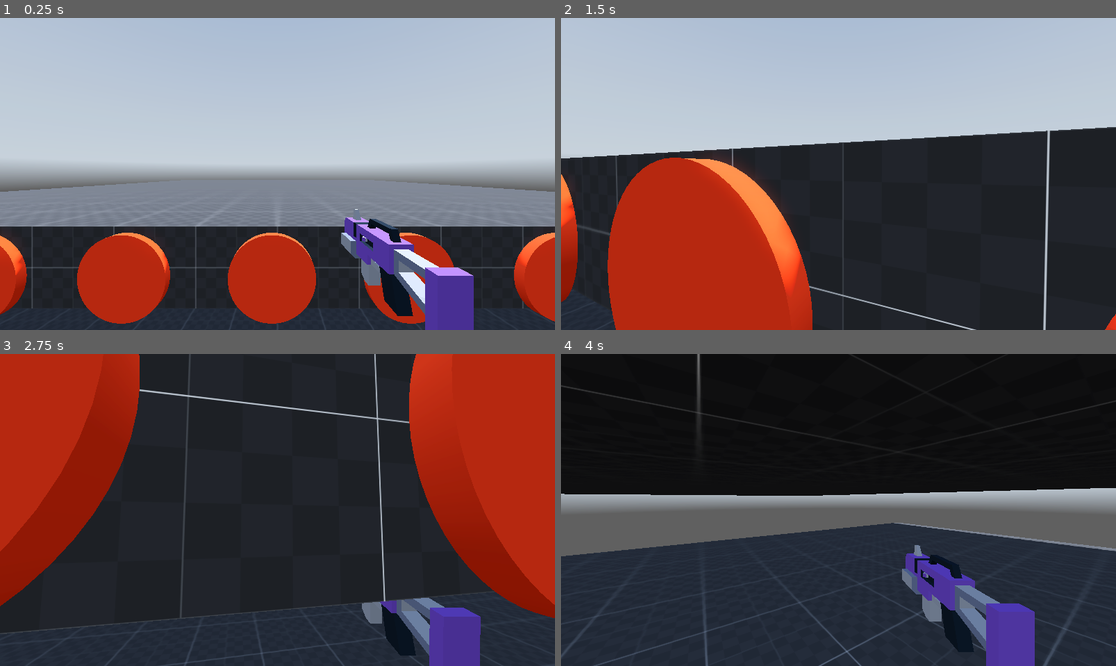
Above: before the commit, frames 1-4 (two rows, left to right).
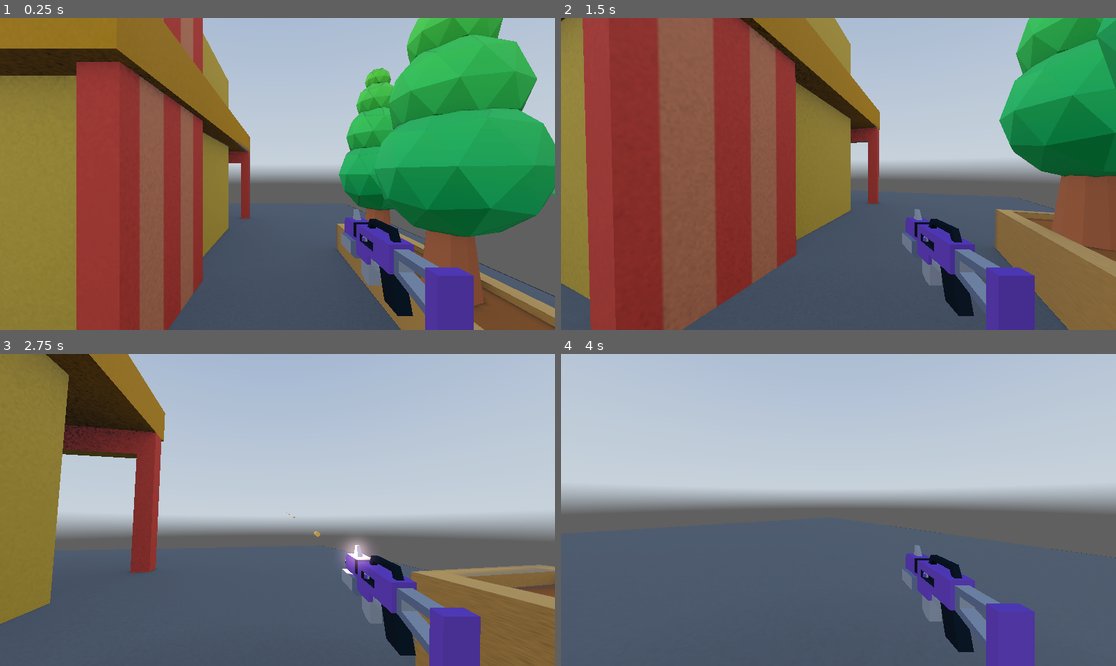
Above: after the commit, the same moments.

Repository: bonsaipropaganda/first-person-controller
Game: Godot game, scene res://scenes/world.tscn
Two runs of this game, one before a commit and one after it. Both use one fixed random seed, a clock stepped at 60 frames per second and the inputs below. A sky picture missing from this copy of the repository is replaced by a grey-blue gradient.
Inputs (mouse positions are in pixels of both pictures, inside the frame that each line leads up to):
- Up to frame 1 (0.25 s): no input
- Up to frame 2 (1.5 s): tap Enter (ui_accept) at 0.5, 0.77 s; move the mouse to (866, 174) at 0.52 s; hold Ctrl (crouch) 0.53-1.28 s; hold W (forward) from 0.53 s (still down); move the mouse to (810, 174) at 1.27 s; tap Alt (free_look) at 1.35 s
- Up to frame 3 (2.75 s): keep holding W (forward); tap Enter (ui_accept) at 1.52 s; move the mouse to (288, 503) at 2.02 s; press the mouse at (288, 503) at 2.03 s
- Up to frame 4 (4 s): keep holding W (forward); move the mouse to (832, 516) at 2.77 s; release the mouse at (832, 516) at 2.78 s; tap Shift (sprint) at 2.85 s; tap Enter (ui_accept) at 3.02, 3.77 s; move the mouse to (877, 513) at 3.52 s; hold Ctrl (crouch) from 3.53 s (still down)

The runs differ from the first frame. In frame 1, 81% of the frame differs, in the area x 0-100%, y 0-100%; in frame 2, 89%; in frame 3, 96%; in frame 4, 81%.

Commit message:
just doing low poly now :)

Diff:
--- a/scenes/world.tscn
+++ b/scenes/world.tscn
@@ -1,9 +1,9 @@
-[gd_scene load_steps=9 format=3 uid="uid://bsyxtc7j6mkk8"]
+[gd_scene load_steps=14 format=3 uid="uid://bsyxtc7j6mkk8"]
 
 [ext_resource type="Texture2D" uid="uid://ceacthpx7vgw7" path="res://assets/textures/dev/grids/Dark/texture_07.png" id="1_iojoj"]
 [ext_resource type="Texture2D" uid="uid://y437rgef7vlx" path="res://assets/hdris/kloofendal_48d_partly_cloudy_puresky_2k.hdr" id="2_tm662"]
 [ext_resource type="PackedScene" uid="uid://ca4qk3u7403fh" path="res://scenes/player.tscn" id="4_4rayh"]
-[ext_resource type="PackedScene" uid="uid://csbrtuu1jgnp6" path="res://scenes/target.tscn" id="4_w1lbq"]
+[ext_resource type="PackedScene" uid="uid://d0v5bful0sv5f" path="res://assets/hotel scene/low_poly_hotel_scene.glb" id="5_0m601"]
 
 [sub_resource type="StandardMaterial3D" id="StandardMaterial3D_xpil4"]
 albedo_texture = ExtResource("1_iojoj")
@@ -21,20 +21,29 @@
 tonemap_mode = 2
 glow_enabled = true
 
+[sub_resource type="BoxShape3D" id="BoxShape3D_fpena"]
+size = Vector3(9.94503, 8.82096, 10.0188)
+
+[sub_resource type="BoxShape3D" id="BoxShape3D_e4nm8"]
+size = Vector3(0.775329, 8.82096, 3.86356)
+
+[sub_resource type="BoxShape3D" id="BoxShape3D_epsym"]
+size = Vector3(3.93832, 7.92154, 1.08548)
+
+[sub_resource type="BoxShape3D" id="BoxShape3D_2g0j3"]
+size = Vector3(0.604498, 10.7675, 0.608073)
+
+[sub_resource type="BoxShape3D" id="BoxShape3D_tetft"]
+size = Vector3(2.13916, 2.36752, 14.8755)
+
 [node name="World" type="Node3D"]
 
 [node name="Stage" type="Node3D" parent="."]
 
-[node name="CSGBox3D" type="CSGBox3D" parent="Stage"]
-transform = Transform3D(1, 0, 0, 0, 1, 0, 0, 0, 1, 0, -0.5, 0)
+[node name="CSGBox3D2" type="CSGBox3D" parent="Stage"]
+transform = Transform3D(1, 0, 0, 0, 1, 0, 0, 0, 1, 0, -0.0613108, 0)
 use_collision = true
-size = Vector3(20, 1, 20)
-material = SubResource("StandardMaterial3D_xpil4")
-
-[node name="CSGBox3D2" type="CSGBox3D" parent="Stage"]
-transform = Transform3D(1, 0, 0, 0, 1, 0, 0, 0, 1, 0, 2.09718, -12.4849)
-use_collision = true
-size = Vector3(20, 1, 20)
+size = Vector3(33.546, 0.1, 32.994)
 material = SubResource("StandardMaterial3D_xpil4")
 
 [node name="Env" type="Node3D" parent="."]
@@ -44,25 +53,60 @@
 
 [node name="DirectionalLight3D" type="DirectionalLight3D" parent="Env"]
 transform = Transform3D(-0.866025, -0.433013, 0.25, 0, 0.5, 0.866025, -0.5, 0.75, -0.433013, 0, 0, 0)
+light_energy = 0.0
+light_indirect_energy = 0.0
+light_volumetric_fog_energy = 0.0
 shadow_enabled = true
 
 [node name="Player" parent="." instance=ExtResource("4_4rayh")]
-transform = Transform3D(1, 0, 0, 0, 1, 0, 0, 0, 1, 0, 1.76896, 0)
+transform = Transform3D(1, 0, 0, 0, 1, 0, 0, 0, 1, 8.32622, 2.2339, 8.84683)
 
-[node name="Target" parent="." instance=ExtResource("4_w1lbq")]
-transform = Transform3D(1, 0, 0, 0, 1, 0, 0, 0, 1, -1.76638, 2.05128, -2.34693)
+[node name="low_poly_hotel_scene" parent="." instance=ExtResource("5_0m601")]
+transform = Transform3D(0.05, 0, 0, 0, 0.05, 0, 0, 0, 0.05, 0, 0, 0)
 
-[node name="Target2" parent="." instance=ExtResource("4_w1lbq")]
-transform = Transform3D(1, 0, 0, 0, 1, 0, 0, 0, 1, -3.4568, 2.05128, -2.34693)
+[node name="Staticbodies" type="Node3D" parent="."]
 
-[node name="Target3" parent="." instance=ExtResource("4_w1lbq")]
-transform = Transform3D(1, 0, 0, 0, 1, 0, 0, 0, 1, -5.43732, 2.05128, -2.34693)
+[node name="StaticBody3D" type="StaticBody3D" parent="Staticbodies"]
 
-[node name="Target4" parent="." instance=ExtResource("4_w1lbq")]
-transform = Transform3D(1, 0, 0, 0, 1, 0, 0, 0, 1, -0.062922, 2.05128, -2.34693)
+[node name="CollisionShape3D" type="CollisionShape3D" parent="Staticbodies/StaticBody3D"]
+transform = Transform3D(1, 0, 0, 0, 1, 0, 0, 0, 1, 0.00728369, 4.44783, 0)
+shape = SubResource("BoxShape3D_fpena")
 
-[node name="Target5" parent="." instance=ExtResource("4_w1lbq")]
-transform = Transform3D(1, 0, 0, 0, 1, 0, 0, 0, 1, 1.51602, 2.05128, -2.34693)
+[node name="StaticBody3D2" type="StaticBody3D" parent="Staticbodies"]
 
-[node name="Target6" parent="." instance=ExtResource("4_w1lbq")]
-transform = Transform3D(1, 0, 0, 0, 1, 0, 0, 0, 1, 3.28862, 2.05128, -2.34693)
+[node name="CollisionShape3D" type="CollisionShape3D" parent="Staticbodies/StaticBody3D2"]
+transform = Transform3D(1, 0, 0, 0, 1, 0, 0, 0, 1, 5.35441, 4.47745, 3.61688)
+shape = SubResource("BoxShape3D_e4nm8")
+
+[node name="StaticBody3D3" type="StaticBody3D" parent="Staticbodies"]
+
+[node name="CollisionShape3D" type="CollisionShape3D" parent="Staticbodies/StaticBody3D3"]
+transform = Transform3D(1, 0, 0, 0, 1, 0, 0, 0, 1, 0.0808821, 0, -5.14307)
+shape = SubResource("BoxShape3D_epsym")
+
+[node name="Pillar" type="StaticBody3D" parent="Staticbodies"]
+
+[node name="CollisionShape3D" type="CollisionShape3D" parent="Staticbodies/Pillar"]
+transform = Transform3D(1, 0, 0, 0, 1, 0, 0, 0, 1, 5.6115, 0, -8.34195)
+shape = SubResource("BoxShape3D_2g0j3")
+
+[node name="Pillar2" type="StaticBody3D" parent="Staticbodies"]
+transform = Transform3D(1, 0, 0, 0, 1, 0, 0, 0, 1, -11.2215, 0, 0)
+
+[node name="CollisionShape3D" type="CollisionShape3D" parent="Staticbodies/Pillar2"]
+transform = Transform3D(1, 0, 0, 0, 1, 0, 0, 0, 1, 5.6115, 0, -8.34195)
+shape = SubResource("BoxShape3D_2g0j3")
+
+[node name="Garden" type="StaticBody3D" parent="Staticbodies"]
+transform = Transform3D(1, 0, 0, 0, 1, 0, 0, 0, 1, 12.1317, 0, 0)
+
+[node name="CollisionShape3D" type="CollisionShape3D" parent="Staticbodies/Garden"]
+transform = Transform3D(1, 0, 0, 0, 1, 0, 0, 0, 1, 0.247437, 0, 6.0704)
+shape = SubResource("BoxShape3D_tetft")
+
+[node name="Garden2" type="StaticBody3D" parent="Staticbodies"]
+transform = Transform3D(1, 0, 0, 0, 1, 0, 0, 0, 1, -13.2146, 0, -11.4242)
+
+[node name="CollisionShape3D" type="CollisionShape3D" parent="Staticbodies/Garden2"]
+transform = Transform3D(1, 0, 0, 0, 1, 0, 0, 0, 1, 0.247437, 0, 6.0704)
+shape = SubResource("BoxShape3D_tetft")
Binary file added: assets/hotel scene/low_poly_hotel_scene.glb
Not shown, added: assets/hotel scene/low_poly_hotel_scene.glb.import
Binary file added: assets/hotel scene/low_poly_hotel_scene_0.png
Not shown, added: assets/hotel scene/low_poly_hotel_scene_0.png.import
Binary file added: assets/hotel scene/low_poly_hotel_scene_1.png
Not shown, added: assets/hotel scene/low_poly_hotel_scene_1.png.import
Binary file added: assets/hotel scene/low_poly_hotel_scene_10.png
Not shown, added: assets/hotel scene/low_poly_hotel_scene_10.png.import
Binary file added: assets/hotel scene/low_poly_hotel_scene_2.png
Not shown, added: assets/hotel scene/low_poly_hotel_scene_2.png.import
Binary file added: assets/hotel scene/low_poly_hotel_scene_3.png
Not shown, added: assets/hotel scene/low_poly_hotel_scene_3.png.import
(and 12 more such lines)
